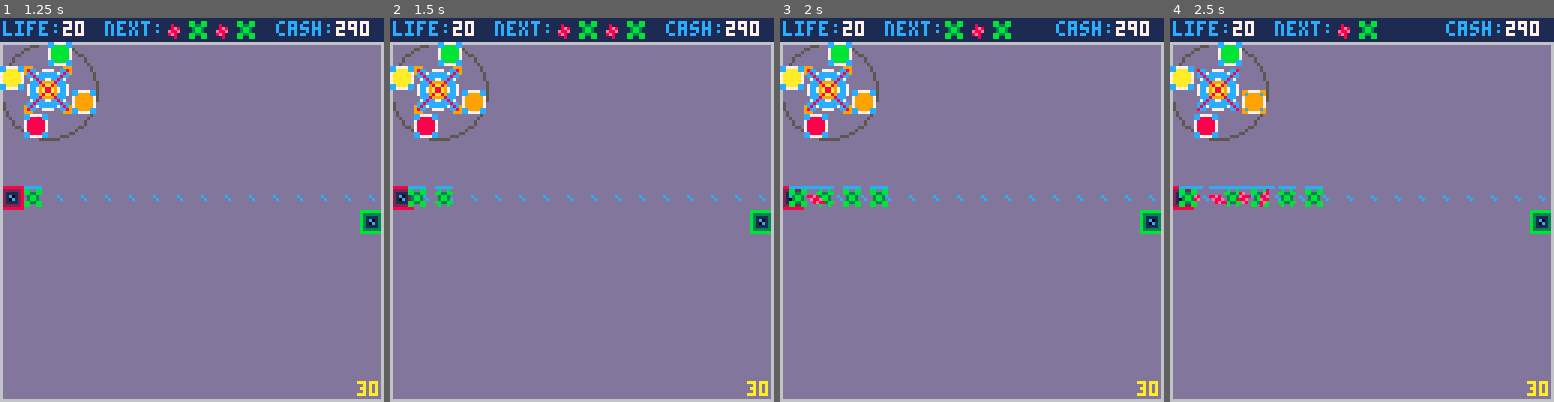
Above: before the commit, frames 1-4 (left to right).
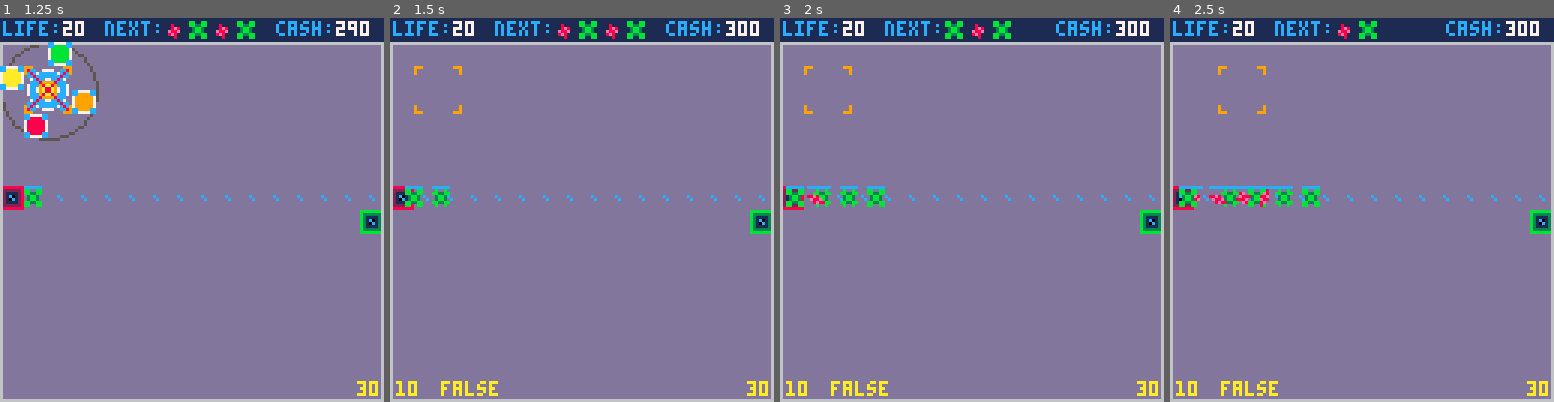
Above: after the commit, the same moments.

Repository: langchr86/pico-bubble-towers
Game: PICO-8 cartridge pico-proto.p8
Same seed, same stepped clock (60 frames per second), same inputs: the game is played once before the commit and once after it.
Inputs:
- Up to frame 1 (1.25 s): tap X (X key) at 0.33, 0.7 s; tap O (Z key) at 1.07 s
- Up to frame 2 (1.5 s): tap X (X key) at 1.43 s
- Up to frame 3 (2 s): tap O (Z key) at 1.8 s
- Up to frame 4 (2.5 s): hold Right from 2.33 s (still down); tap O (Z key) at 2.43 s

Frame 1 is identical in both runs. In frame 2, 3.8% of the frame differs, in the area x 0-93%, y 2-99%; in frame 3, 4.1%; in frame 4, 4.1%.

Commit message:
separate Session:RemoveTower from Session:PlaceTower

Diff:
--- a/src/session.lua
+++ b/src/session.lua
@@ -69,20 +69,6 @@
     return false
   end
 
-  for tower in all(self.tower_list) do
-    if tower.pos == self.cursor.pos then
-      tower:Destroy()
-      del(self.tower_list, tower)
-      self.cash = self.cash + tower:GetValue()
-      self:CalculateNewPath()
-      return true
-    end
-  end
-
-  if not self.cursor:IsFree() then
-    return false
-  end
-
   local new_tower = Tower:New(cursor.pos)
   ---@type number
   local cost = new_tower:GetBuyCost()
@@ -101,11 +87,20 @@
   return false
 end
 
+function Session:RemoveTower()
+  local tower = --[[---@type Tower]] self.tower_selected
+  tower:Destroy()
+  del(self.tower_list, tower)
+  self.cash = self.cash + tower:GetValue()
+  self:CalculateNewPath()
+end
+
 function Session:PrepareCursorMenu()
   ---@param menu_index number
   local function CursorMenuHandler(menu_index)
     if menu_index == 0 then
-      return self:PlaceTower()
+      self:RemoveTower()
+      return true
     end
 
     return self:UpgradeTower(menu_index)
